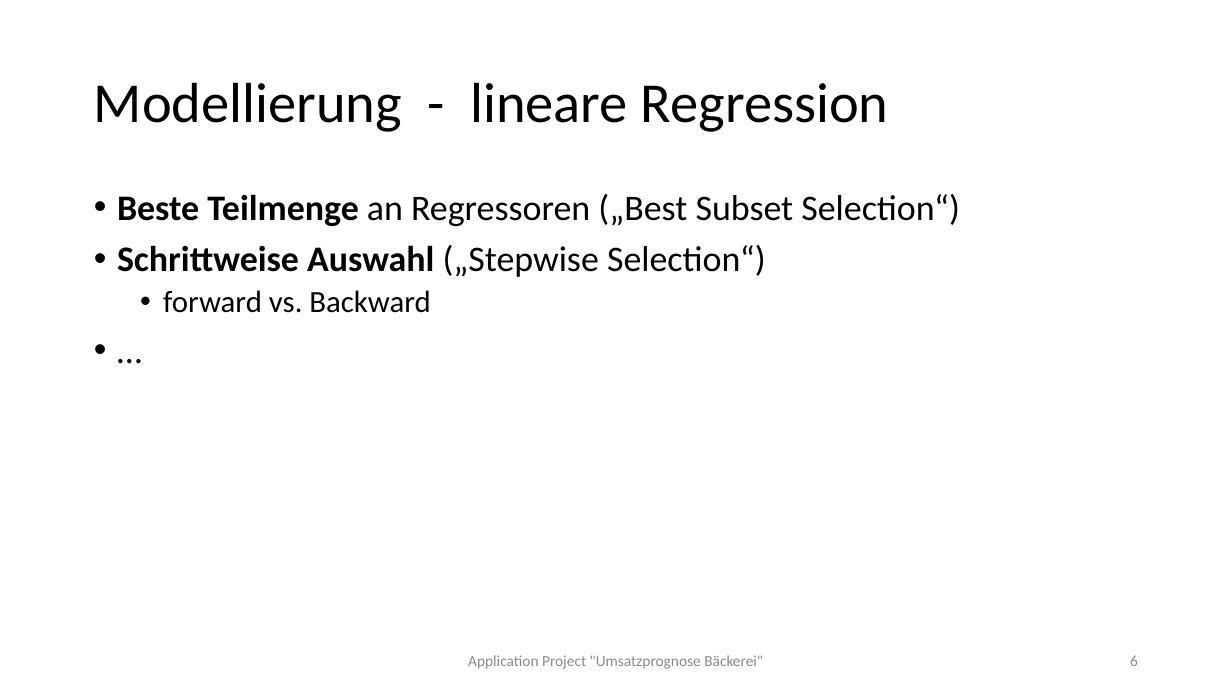
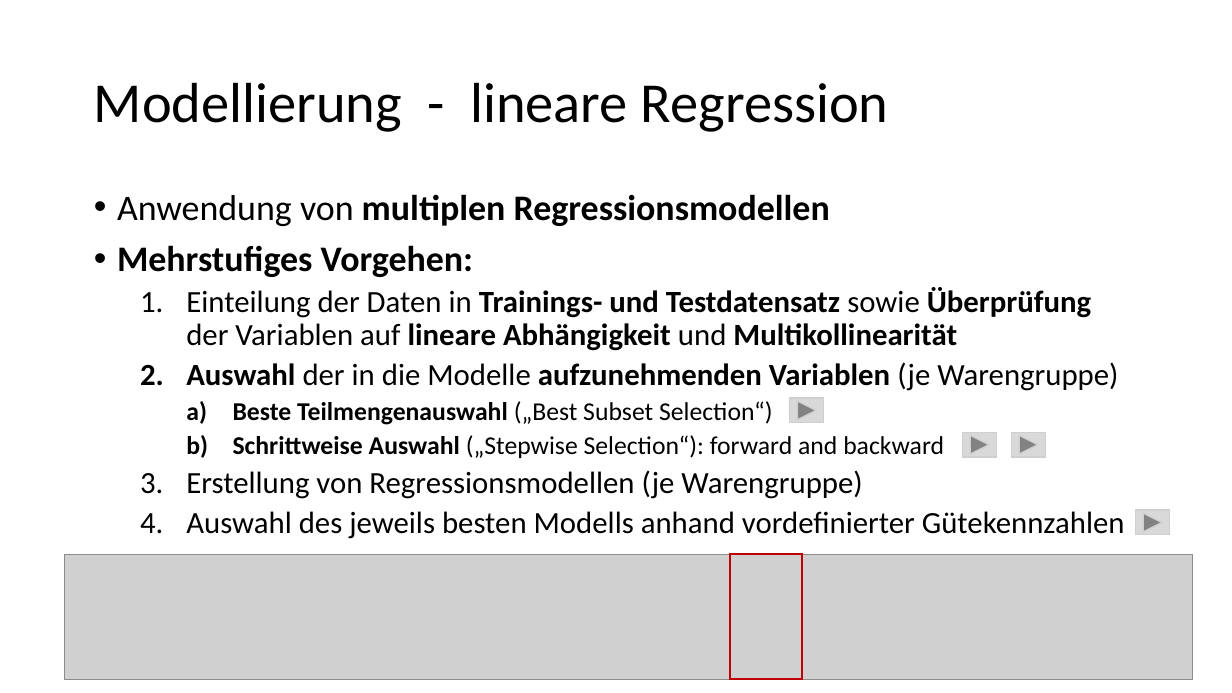
Before and after one commit to ChristinaMaedge/Application_Project, a slide deck: slide 6 of ApplicationProject_UmsatzprognoseBäckerei_v2.pptx. Drawn at 1232x693 pixels with LibreOffice and Linux fonts; fonts in the diff are those of the drawing; grey boxes stand for pictures. Boxes give left, top, right and bottom in pixels: in the first picture for what was removed or moved away, otherwise in the second. Text is boxed around its words. In the diff, an @@ line names an element or a change of style, - is before the commit and + after.

Commit message:
Powerpoint um lineare Modelle ergänzt.

```diff
--- a/ApplicationProject_UmsatzprognoseBäckerei_v2.pptx
+++ b/ApplicationProject_UmsatzprognoseBäckerei_v2.pptx
@@ text at <box>117,194,1125,539</box>: text changed; size 28 to 24 pt @@
-• Beste Teilmenge an Regressoren („Best Subset Selection“)
-• Schrittweise Auswahl („Stepwise Selection“)
-  • forward vs. Backward
-• …
+• Anwendung von multiplen Regressionsmodellen
+• Mehrstufiges Vorgehen:
+  1. Einteilung der Daten in Trainings- und Testdatensatz sowie Überprüfung der Variablen auf lineare Abhängigkeit und Multikollinearität
+  2. Auswahl der in die Modelle aufzunehmenden Variablen (je Warengruppe)
+    a) Beste Teilmengenauswahl („Best Subset Selection“)
+    b) Schrittweise Auswahl („Stepwise Selection“): forward and backward
+  3. Erstellung von Regressionsmodellen (je Warengruppe)
+  4. Auswahl des jeweils besten Modells anhand vordefinierter Gütekennzahlen
@@ action button forward next added at <box>789,398,823,423</box>, fill #D9D9D9, outline #D0CECE 1 pt @@
@@ action button forward next added at <box>963,433,997,457</box>, fill #D9D9D9, outline #D0CECE 1 pt @@
@@ action button forward next added at <box>1011,433,1045,457</box>, fill #D9D9D9, outline #D0CECE 1 pt @@
@@ action button forward next added at <box>1136,510,1170,535</box>, fill #D9D9D9, outline #D0CECE 1 pt @@
@@ picture added at <box>64,555,1192,679</box> @@
@@ rectangle added at <box>730,555,803,679</box>, outline #C00000 1.5 pt @@
@@ page number removed at <box>1130,655,1138,666</box> @@
-6
```
Also in this commit, not shown: 4 other slides changed, 4 slides added, 3 other files.
